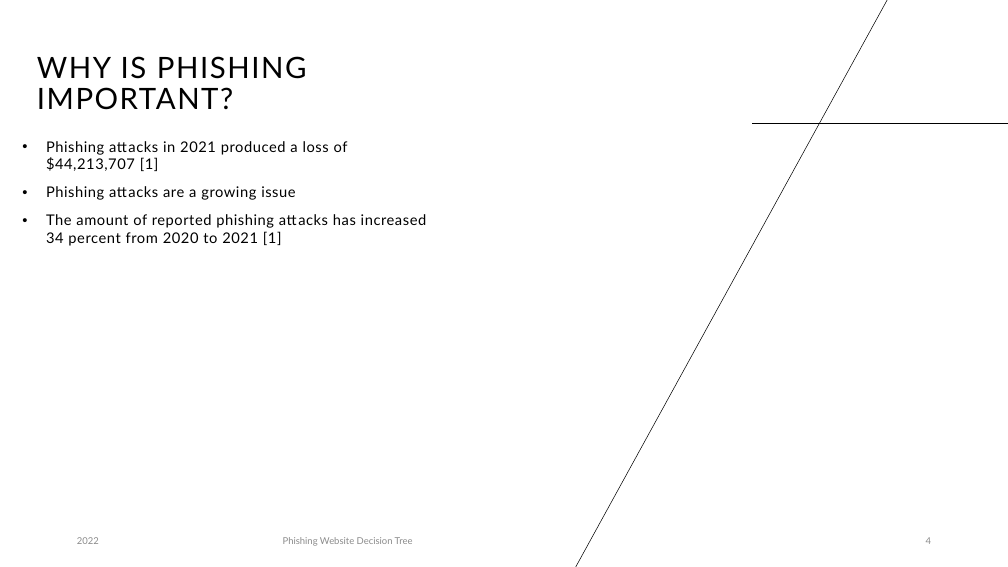
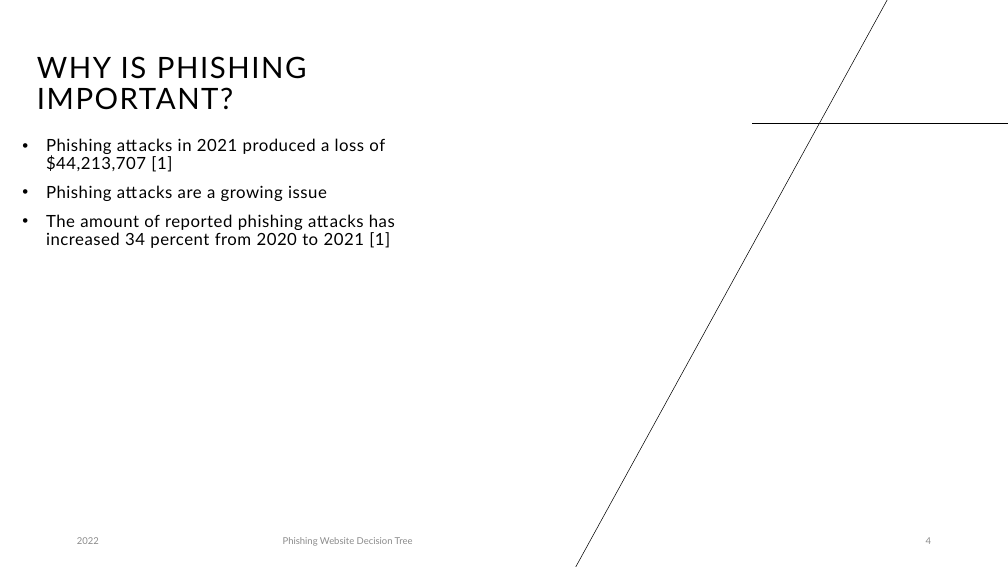
Before and after one commit to JakenW/CS422-Data-Mining, a slide deck: slide 4 of Final Project/Final Project Presentation - Jaken Whipp.pptx. Drawn at 1008x567 pixels with LibreOffice and Linux fonts; fonts in the diff are those of the drawing. Boxes give left, top, right and bottom in pixels: in the first picture for what was removed or moved away, otherwise in the second. Text is boxed around its words. In the diff, an @@ line names an element or a change of style, - is before the commit and + after.

```diff
--- a/Final Project/Final Project Presentation - Jaken Whipp.pptx
+++ b/Final Project/Final Project Presentation - Jaken Whipp.pptx
@@ text "Phishing attacks in 2021 produced ..." at (x1=46, y1=138, x2=395, y2=248): size 14 to 16 pt; line spacing 1 to 0.9 @@
```
Also in this commit, not shown: 7 other slides changed, 1 slide added.
